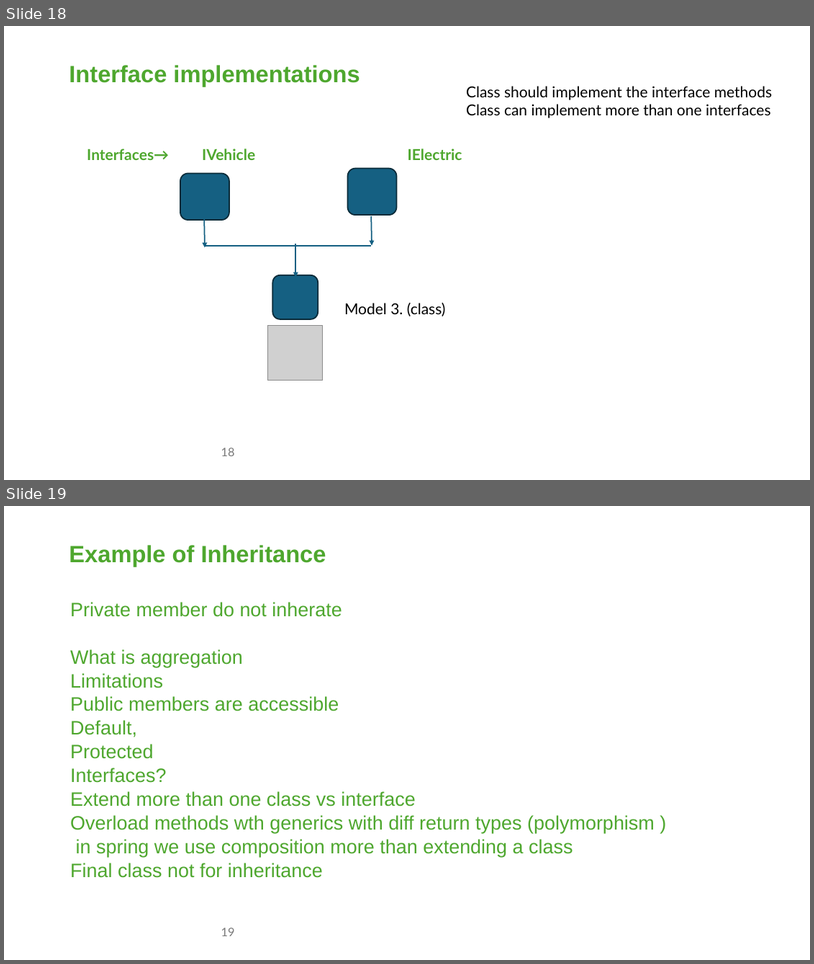
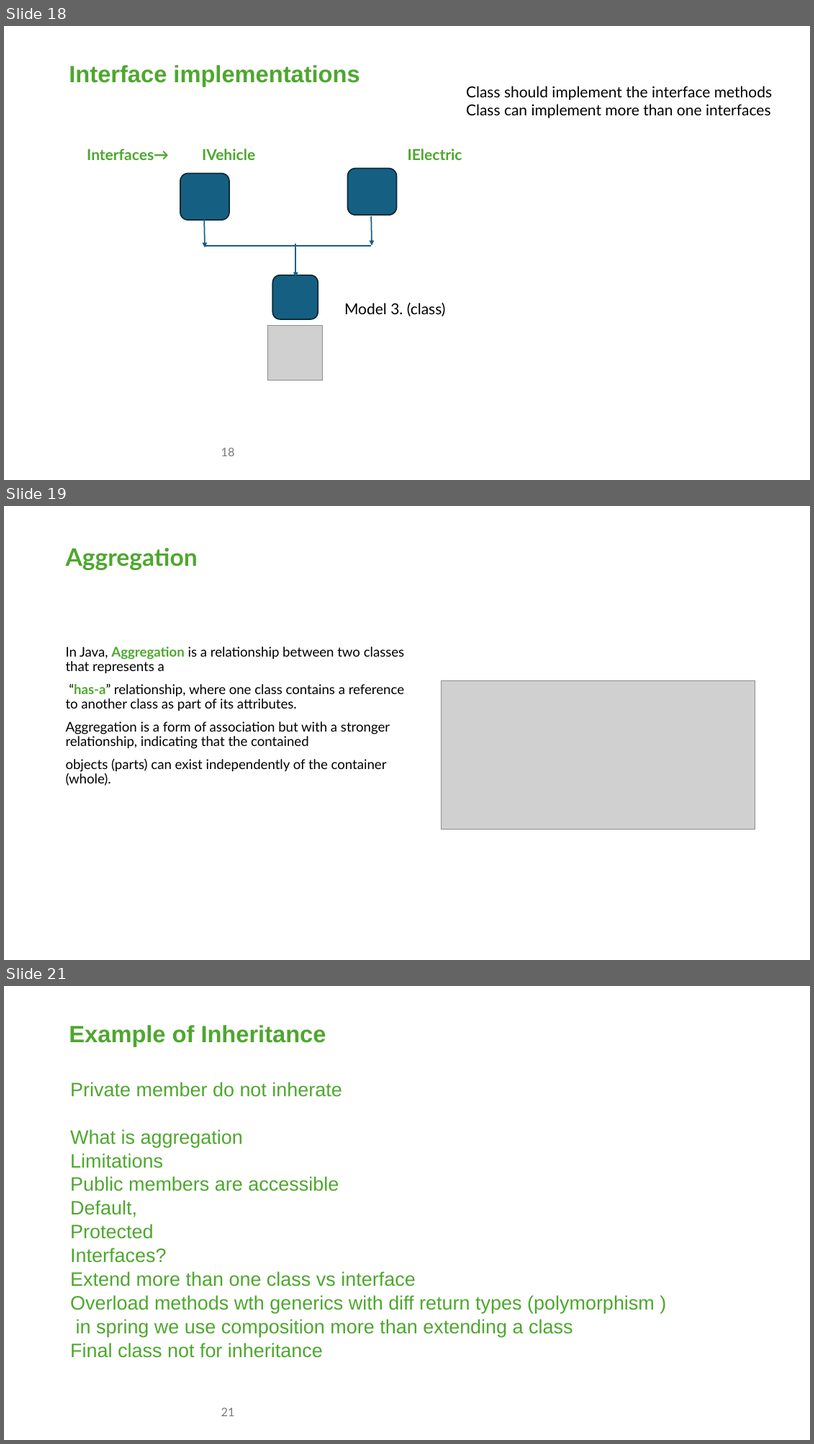
Before and after one commit to JavaBootProgrammer/InheritanceTest, a slide deck: src/main/resources/Inheritance.pptx. Shown one above the other, each under a label of ours: slides 18 and 19 before the commit, slides 18, 19 and 21 after it; the slides between them are not shown. The pictures are 814x964 and 814x1444 pixels, drawn with LibreOffice and Linux fonts; fonts in the diff are those of the drawing; grey boxes stand for pictures; background and template pictures are left out. Boxes give left, top, right and bottom in pixels: in the first picture for what was removed or moved away, otherwise in the second. Text is boxed around its words. In the diff, an @@ line names an element or a change of style, - is before the commit and + after.

```diff
--- a/src/main/resources/Inheritance.pptx
+++ b/src/main/resources/Inheritance.pptx
@@ slide 19 added at (4,506,810,960), background #FFFFFF @@
@@ title added at (66,548,198,570), 28.8 pt, text #4EA72E, bold @@
+Aggregation
@@ text added at (66,646,405,785), 16 pt, text #000000 @@
+In Java, Aggregation is a relationship between two classes that represents a
+“has-a” relationship, where one class contains a reference to another class as part of its attributes.
+Aggregation is a form of association but with a stronger relationship, indicating that the contained
+objects (parts) can exist independently of the container (whole).
@@ picture added at (441,681,756,829) @@
@@ what was slide 19 is now slide 21 @@
@@ page number at (221,1407,235,1416): text changed @@
-19
+21
```
Also in this commit, not shown: 1 other slide added, 4 other files.
